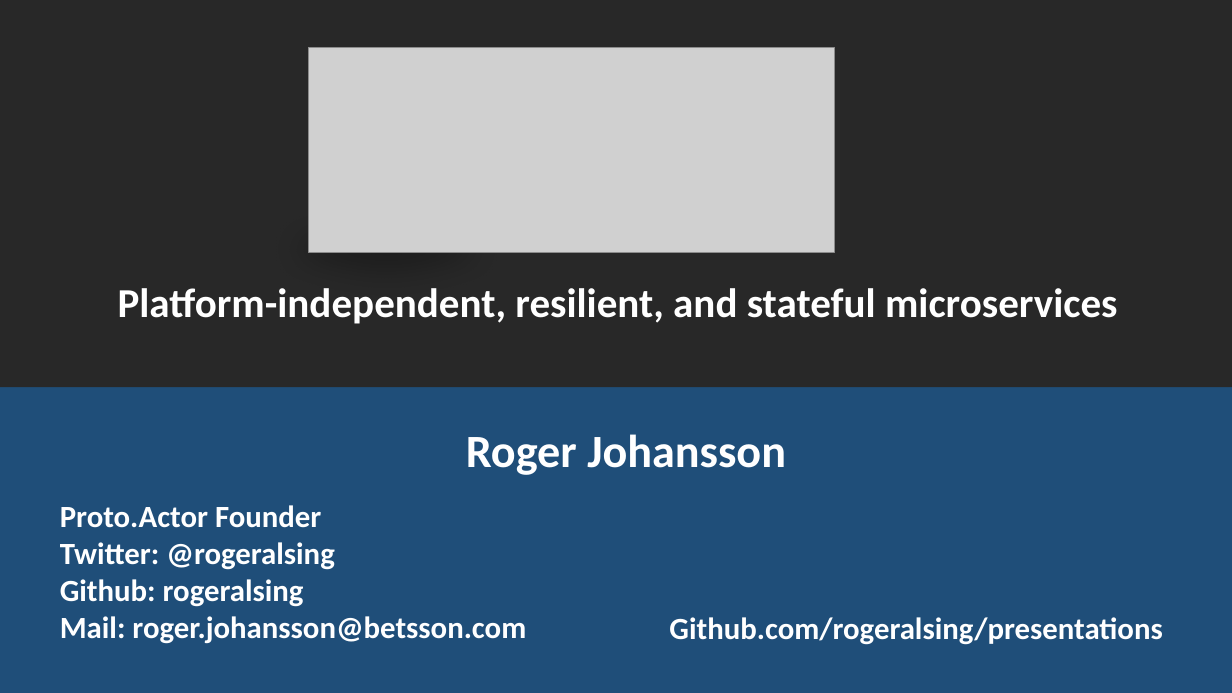
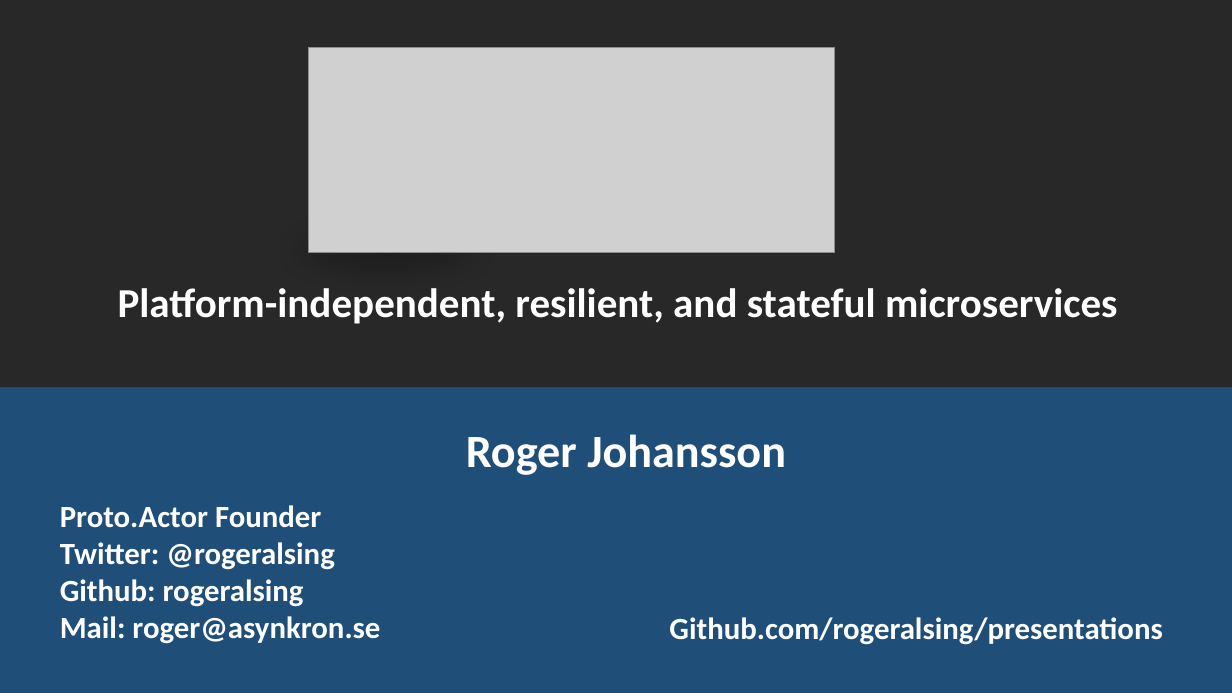
Before and after one commit to rogeralsing/Presentations, a slide deck: slide 1 of ProtoActor/QConSP/protoactor.pptx. Drawn at 1232x693 pixels with LibreOffice and Linux fonts; fonts in the diff are those of the drawing; grey boxes stand for pictures. Boxes give left, top, right and bottom in pixels: in the first picture for what was removed or moved away, otherwise in the second. Text is boxed around its words. In the diff, an @@ line names an element or a change of style, - is before the commit and + after.

```diff
--- a/ProtoActor/QConSP/protoactor.pptx
+++ b/ProtoActor/QConSP/protoactor.pptx
@@ text at box(60, 616, 380, 644): text changed @@
-Mail: roger.johansson@betsson.com
+Mail: roger@asynkron.se
```
Also in this commit, not shown: 2 other slides changed, 2 slides removed, 29 other files.
